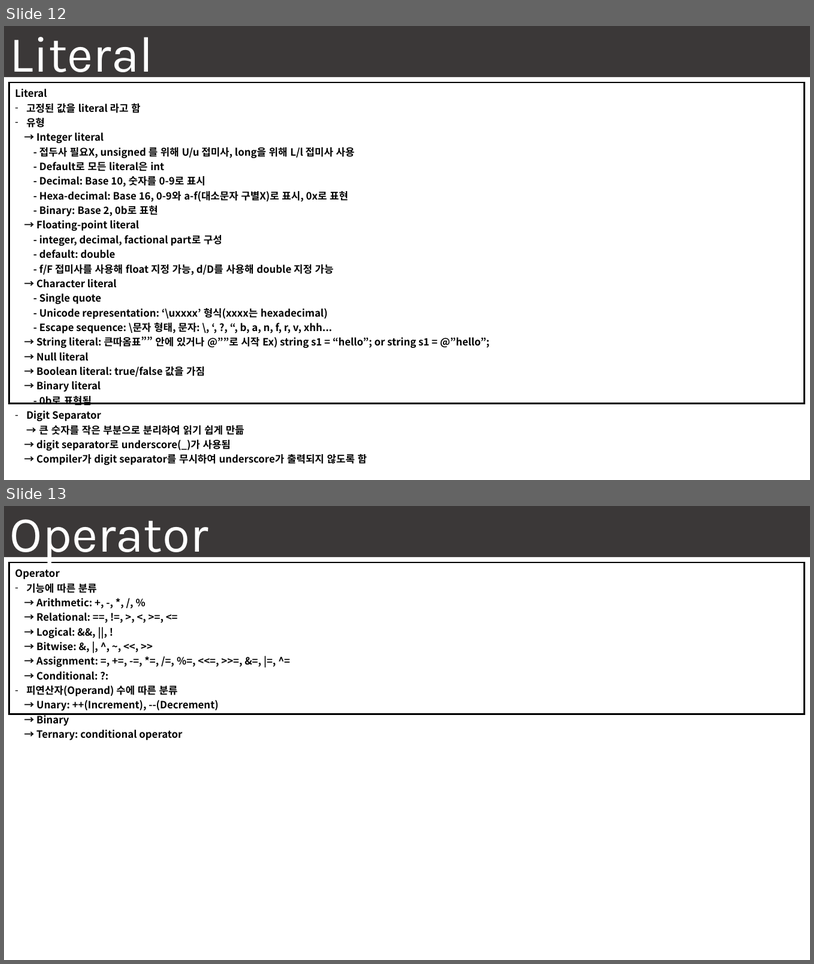
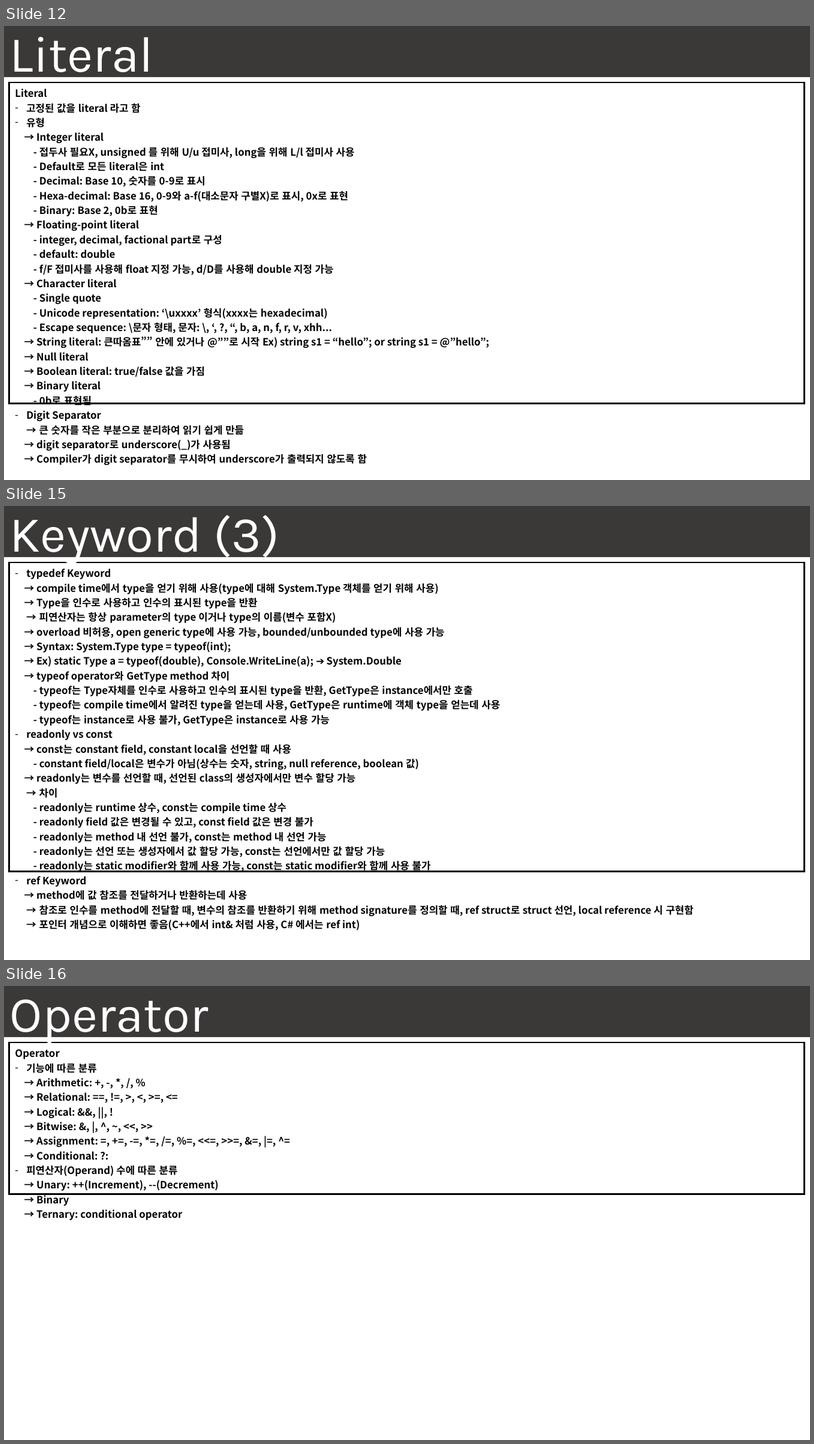
Before and after one commit to seonghokim/Study, a slide deck: Study Material/[KOR] everything in C#.pptx. Shown one above the other, each under a label of ours: slides 12 and 13 before the commit, slides 12, 15 and 16 after it; the slides between them are not shown. The pictures are 814x964 and 814x1444 pixels, drawn with LibreOffice and Linux fonts; fonts in the diff are those of the drawing; background and template pictures are left out. Boxes give left, top, right and bottom in pixels: in the first picture for what was removed or moved away, otherwise in the second. Text is boxed around its words. In the diff, an @@ line names an element or a change of style, - is before the commit and + after.

```diff
--- a/Study Material/[KOR] everything in C#.pptx
+++ b/Study Material/[KOR] everything in C#.pptx
@@ slide 15 added at [4, 506, 810, 960], background #FFFFFF @@
@@ rectangle added at [4, 506, 810, 557], fill #3B3838, 60 pt, text #FFFFFF @@
+Keyword (3)
@@ text added at [10, 520, 110, 556], 48 pt, text #FFFFFF @@
+Terms
@@ table added at [9, 562, 804, 933], 1 rows, 1 columns @@
+typedef Keyword / → compile time에서 type을 얻기 위해 사용(type에 대해 System.Type 객체를 얻기 위해 사용) / → Type을 인수로 사용하고 인수의 표시된 type을 반환 / → 피연산자는 항상 parameter의 type 이거나 type의 이름(변수 포함X) / → overload 비허용, open generic type에 사용 가능, bounded/unbounded type에 사용 가능 / → Syntax: System.Type type = typeof(int); / → Ex) static Type a = typeof(double), Console.WriteLine(a); ➔ System.Double / → typeof operator와 GetType method 차이 / - typeof는 Type자체를 인수로 사용하고 인수의 표시된 type을 반환, GetType은 instance에서만 호출 / - typeof는 compile time에서 알려진 type을 얻는데 사용, GetType은 runtime에 객체 type을 얻는데 사용 / - typeof는 instance로 사용 불가, GetType은 instance로 사용 가능 / readonly vs const / → const는 constant field, constant local을 선언할 때 사용 / - constant field/local은 변수가 아님(상수는 숫자, string, null reference, boolean 값) / → readonly는 변수를 선언할 때, 선언된 class의 생성자에서만 변수 할당 가능 / → 차이 / - readonly는 runtime 상수, const는 compile time 상수 / - readonly field 값은 변경될 수 있고, const field 값은 변경 불가 / - readonly는 method 내 선언 불가, const는 method 내 선언 가능 / - readonly는 선언 또는 생성자에서 값 할당 가능, const는 선언에서만 값 할당 가능 / - readonly는 static modifier와 함께 사용 가능, const는 static modifier와 함께 사용 불가 / ref Keyword / → method에 값 참조를 전달하거나 반환하는데 사용 / → 참조로 인수를 method에 전달할 때, 변수의 참조를 반환하기 위해 method signature를 정의할 때, ref struct로 struct 선언, local reference 시 구현함 / → 포인터 개념으로 이해하면 좋음(C++에서 int& 처럼 사용, C# 에서는 ref int)
@@ what was slide 13 is now slide 16 @@
```
Also in this commit, not shown: 2 other slides added.
